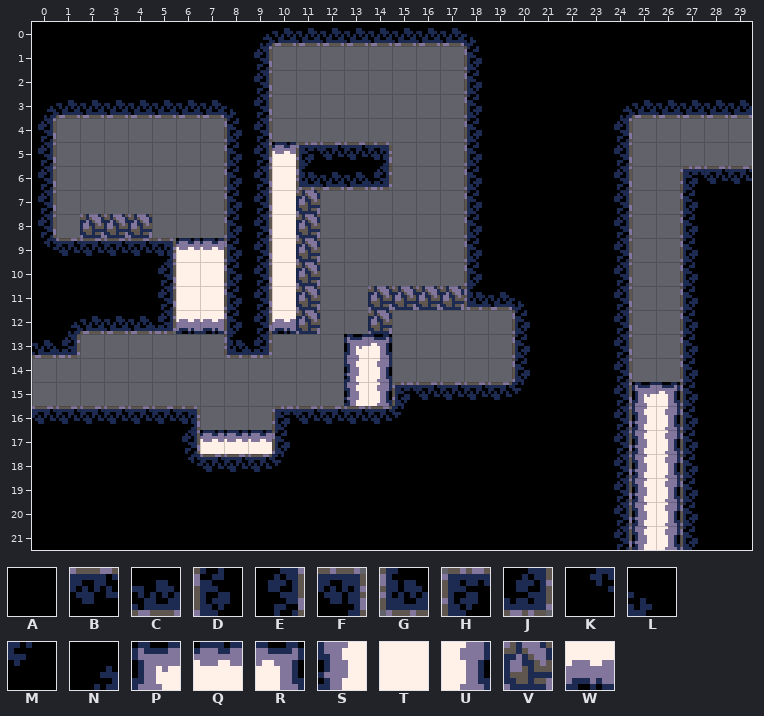
Tiled map: assets/tiled/maps/room07.tmx. This is how it looked before the edit.
Cells are 8x8 px. Shown: x 0..29, y 0..21.
Key: from "tileset": A 0, B 1, C 1 turned 180, D 1 turned 270, E 1 turned 90, F 2, G 2 turned 180, H 2 turned 270, J 2 turned 90, K 3, L 3 turned 180, M 3 turned 270, N 3 turned 90, P 18 "heat", Q 19 "heat", R 20 "heat", S 34 "heat", T 35 "heat", U 36 "heat", V 37, W 51 "heat".
_ is an empty cell.
Layer "Tile Layer 1" before, first column x 0:
 0 AAAAAAAAANCCCCCCCCLAAAAAAAAAAA
 1 AAAAAAAAAE________DAAAAAAAAAAA
 2 AAAAAAAAAE________DAAAAAAAAAAA
 3 NCCCCCCCLE________DAAAAANCCCCC
 4 E_______DE________DAAAAAE_____
 5 E_______DEQHBBF___DAAAAAE_____
 6 E_______DETGCCJ___DAAAAAE__HBB
 7 E_______DETV______DAAAAAE__DAA
 8 E_VVV___DETV______DAAAAAE__DAA
 9 KBBBBFQQDETV______DAAAAAE__DAA
10 AAAAAETTDETV______DAAAAAE__DAA
11 AAAAAETTDETV__VVVVGCLAAAE__DAA
12 ANCCCJWWDEWV__V_____DAAAE__DAA
13 CJ______GJ___PR_____DAAAE__DAA
14 _____________SU_____DAAAE__DAA
15 _____________SUHBBBBMAAAEPRDAA
16 BBBBBBF___HBBBBMAAAAAAAAESUDAA
17 AAAAAAEQQQDAAAAAAAAAAAAAESUDAA
18 AAAAAAKBBBMAAAAAAAAAAAAAESUDAA
19 AAAAAAAAAAAAAAAAAAAAAAAAESUDAA
20 AAAAAAAAAAAAAAAAAAAAAAAAESUDAA
21 AAAAAAAAAAAAAAAAAAAAAAAAESUDAA
Once edited:
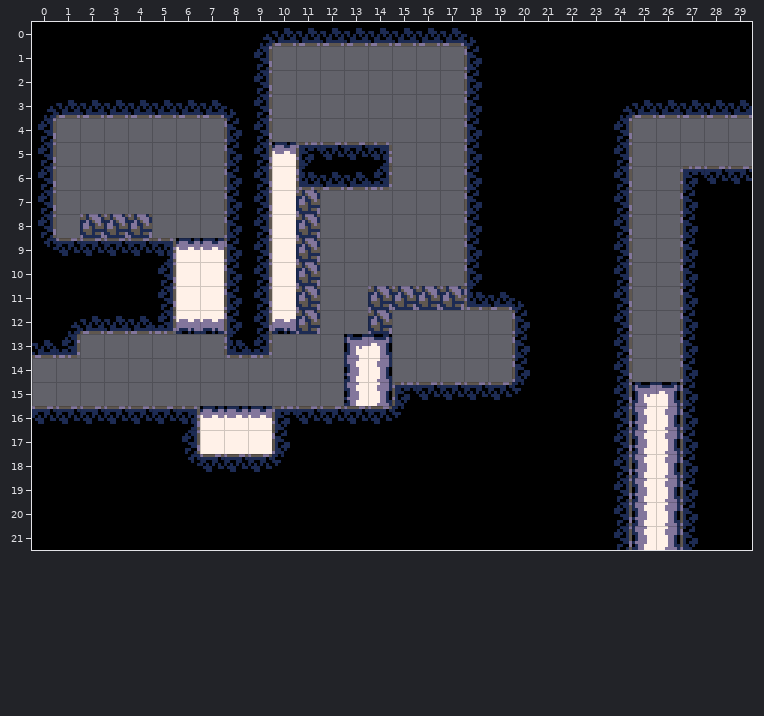
Change:
Layer "Tile Layer 1":
The edit adds tile Q in row 16 at x 7 to 9.
Tile Q gives way to tile T in row 17 at x 7 to 9.
Pixel boxes of the changes (left, top, right, bottom) in both pictures:
changed: (200, 406, 272, 442)
